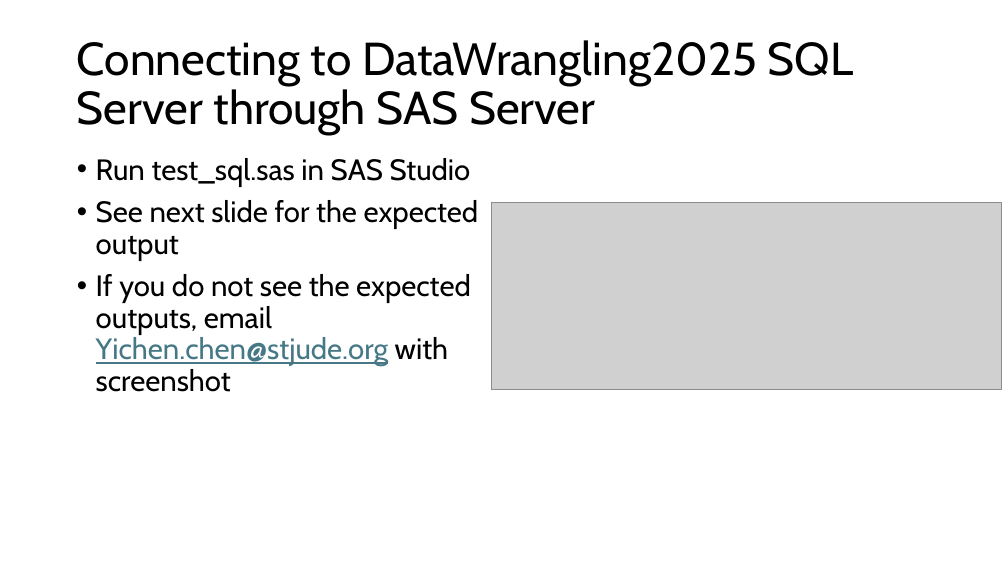
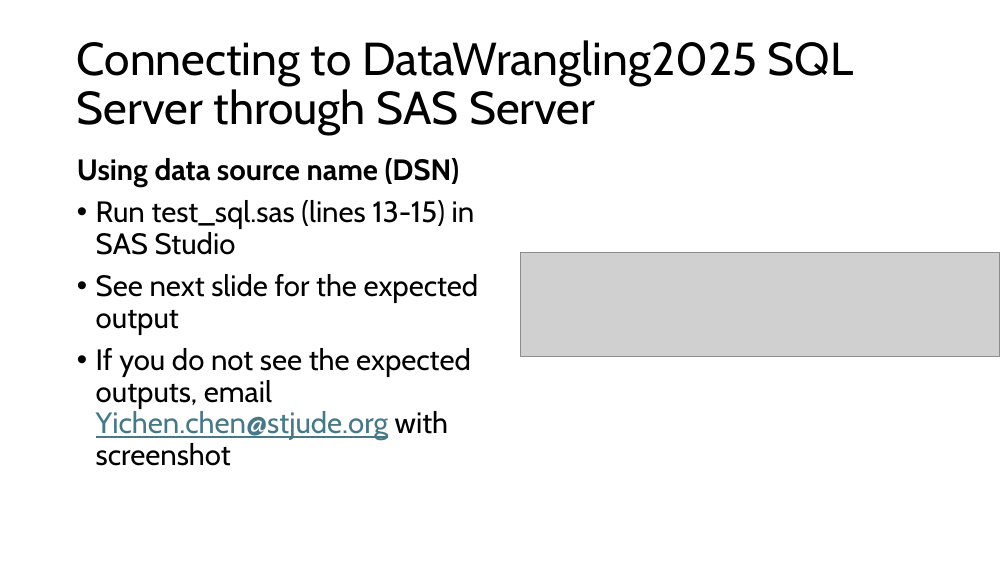
Before and after one commit to St-Jude-MS-ABDS/DataWrangling_R, a slide deck: slide 7 of testing/test_sql.pptx (slide 9 before the commit). Drawn at 1008x567 pixels with LibreOffice and Linux fonts; fonts in the diff are those of the drawing; grey boxes stand for pictures. Boxes give left, top, right and bottom in pixels: in the first picture for what was removed or moved away, otherwise in the second. Text is boxed around its words. In the diff, an @@ line names an element or a change of style, - is before the commit and + after.

```diff
--- a/testing/test_sql.pptx
+++ b/testing/test_sql.pptx
@@ text at (77, 158, 475, 255): text changed @@
-• Run test_sql.sas in SAS Studio
+Using data source name (DSN)
+• Run test_sql.sas (lines 13-15) in SAS Studio
@@ picture: place and size @@
-picture at (492, 203, 1001, 389)
+picture at (521, 253, 1000, 357)
```
Also in this commit, not shown: 6 other slides changed, 8 slides added.
